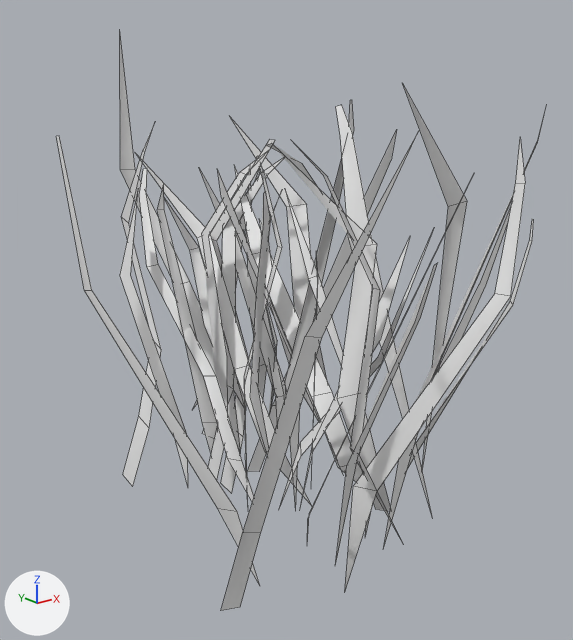
An edit to the Blender file Assets/Models/grass.blend, drawn before and after from the same camera.
Both versions are drawn from a camera (50 mm lens) standing at (-0.425, -0.527, 0.417) and looking at (-0.028, -0.031, 0.218). Every picture has the same lights, and +X, +Y and +Z are marked at lower left. Mesh edges are drawn as thin lines.
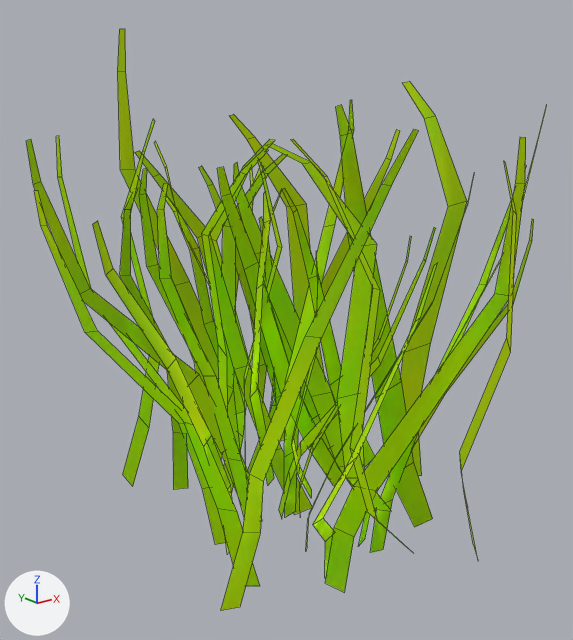
Boxes [x1, y1, x2, y2] around the edits, measured in the pictures (573 x 640 px):
'Plane.039', recoloured, modifiers changed (grey to green, 7% wider): before [56, 38, 545, 611]; after [26, 29, 547, 611]

The change, as a list of edits to the scene's bpy script:
```text
Add mat_material:
    mat_material = bpy.data.materials.new('Material')
    # nodes: BsdfTranslucent, OutputMaterial, TexNoise, ValToRGB
    # colours: yellow #feff00, green #8eff2e
Change me_plane_039:
    where me_plane_039.from_pydata(...)  # 528 vertices, 220 faces; spans x -3.13..3.85, y -0.19..0.19, z -0.12..0.23
    add me_plane_039.materials.append(mat_material)
Change ob_plane_039:
    remove _m = ob_plane_039.modifiers.new('Decimate', 'DECIMATE')
    remove _m.decimate_type = 'DISSOLVE'
    remove _m.ratio = 0.507
    remove _m.iterations = 4
    remove _m.angle_limit = 0.346
```
